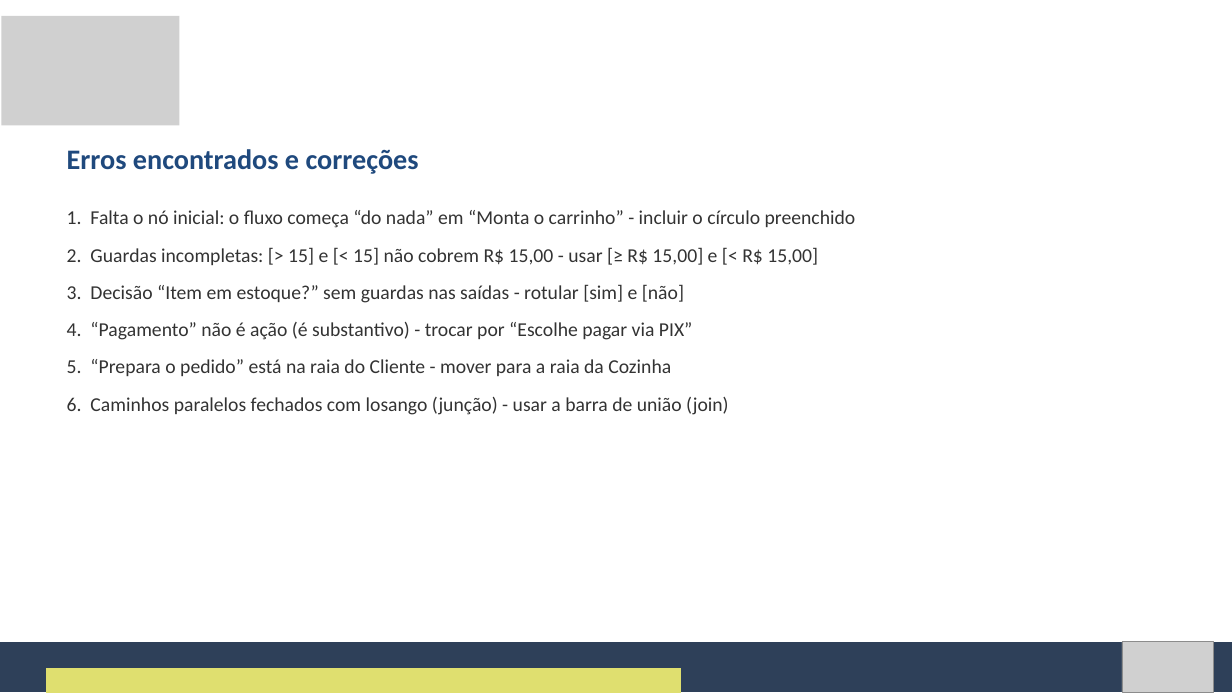
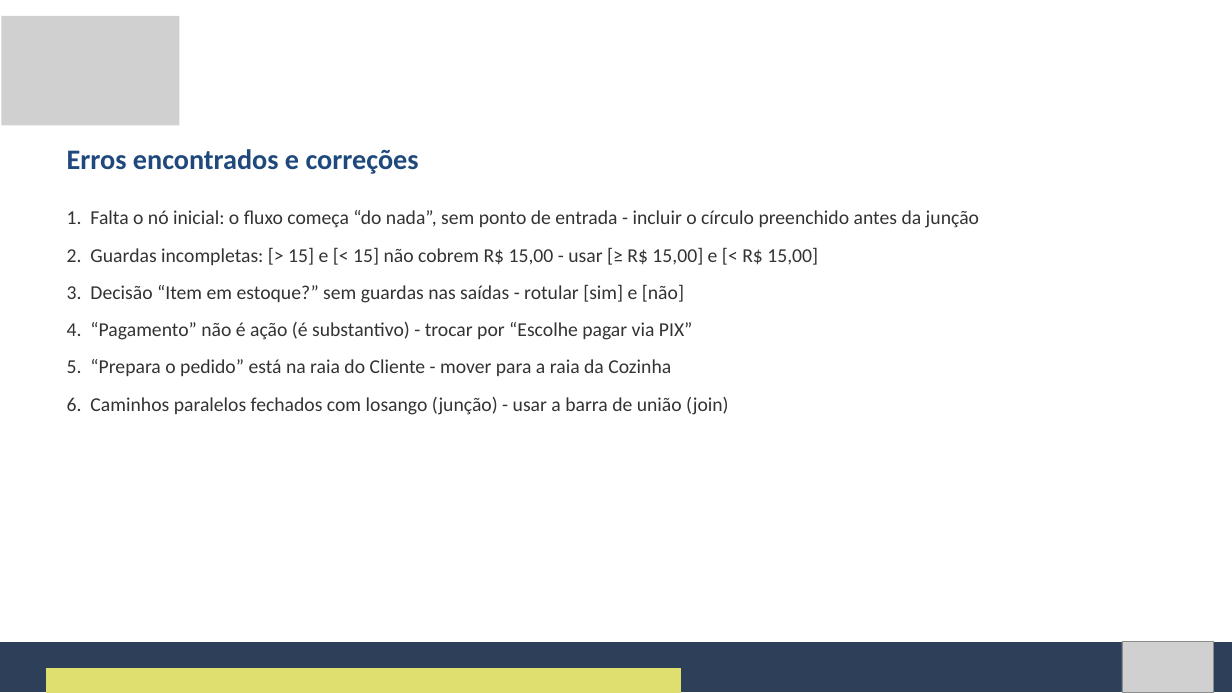
Before and after one commit to Natan20/Curso-Modelagem-De-Sistemas-Material, a slide deck: slide 100 of Aula 07 - 02-10-2026/Aula 7 - Slides.pptx (slide 86 before the commit). Drawn at 1232x693 pixels with LibreOffice and Linux fonts; fonts in the diff are those of the drawing; grey boxes stand for pictures. Boxes give left, top, right and bottom in pixels: in the first picture for what was removed or moved away, otherwise in the second. Text is boxed around its words. In the diff, an @@ line names an element or a change of style, - is before the commit and + after.

```diff
--- a/Aula 07 - 02-10-2026/Aula 7 - Slides.pptx
+++ b/Aula 07 - 02-10-2026/Aula 7 - Slides.pptx
@@ text at [67, 210, 979, 228]: text changed @@
-1. Falta o nó inicial: o fluxo começa “do nada” em “Monta o carrinho” - incluir o círculo preenchido
+1. Falta o nó inicial: o fluxo começa “do nada”, sem ponto de entrada - incluir o círculo preenchido antes da junção
```
Also in this commit, not shown: 18 other slides changed, 15 slides added, 2 other files.
